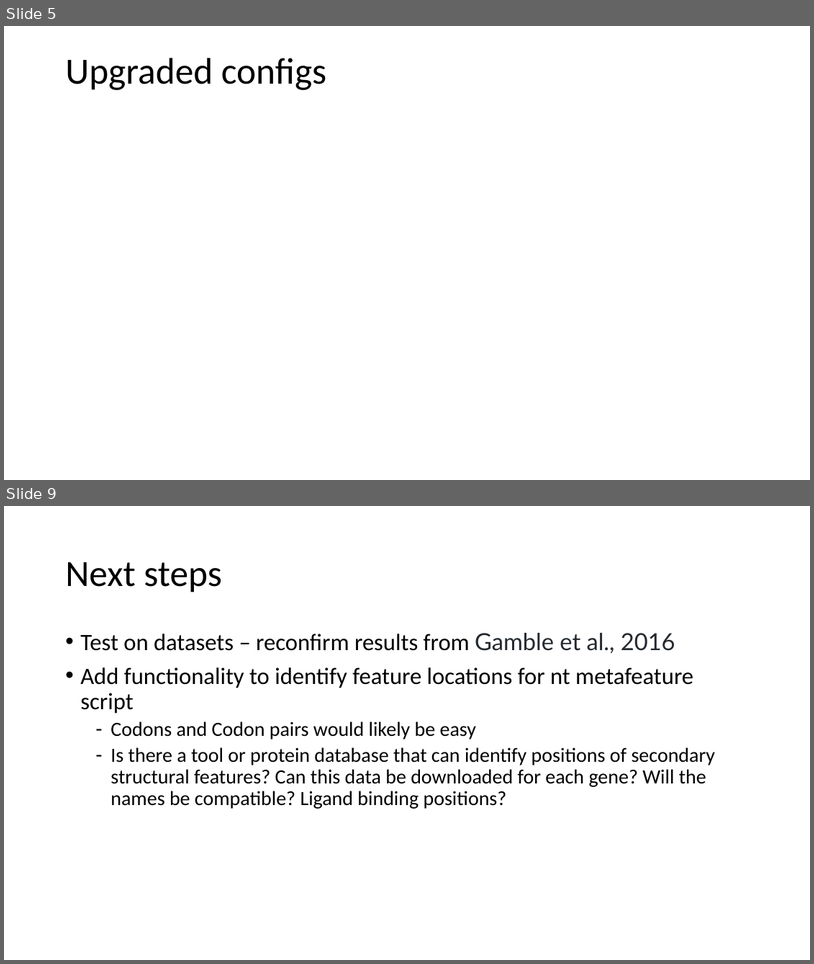
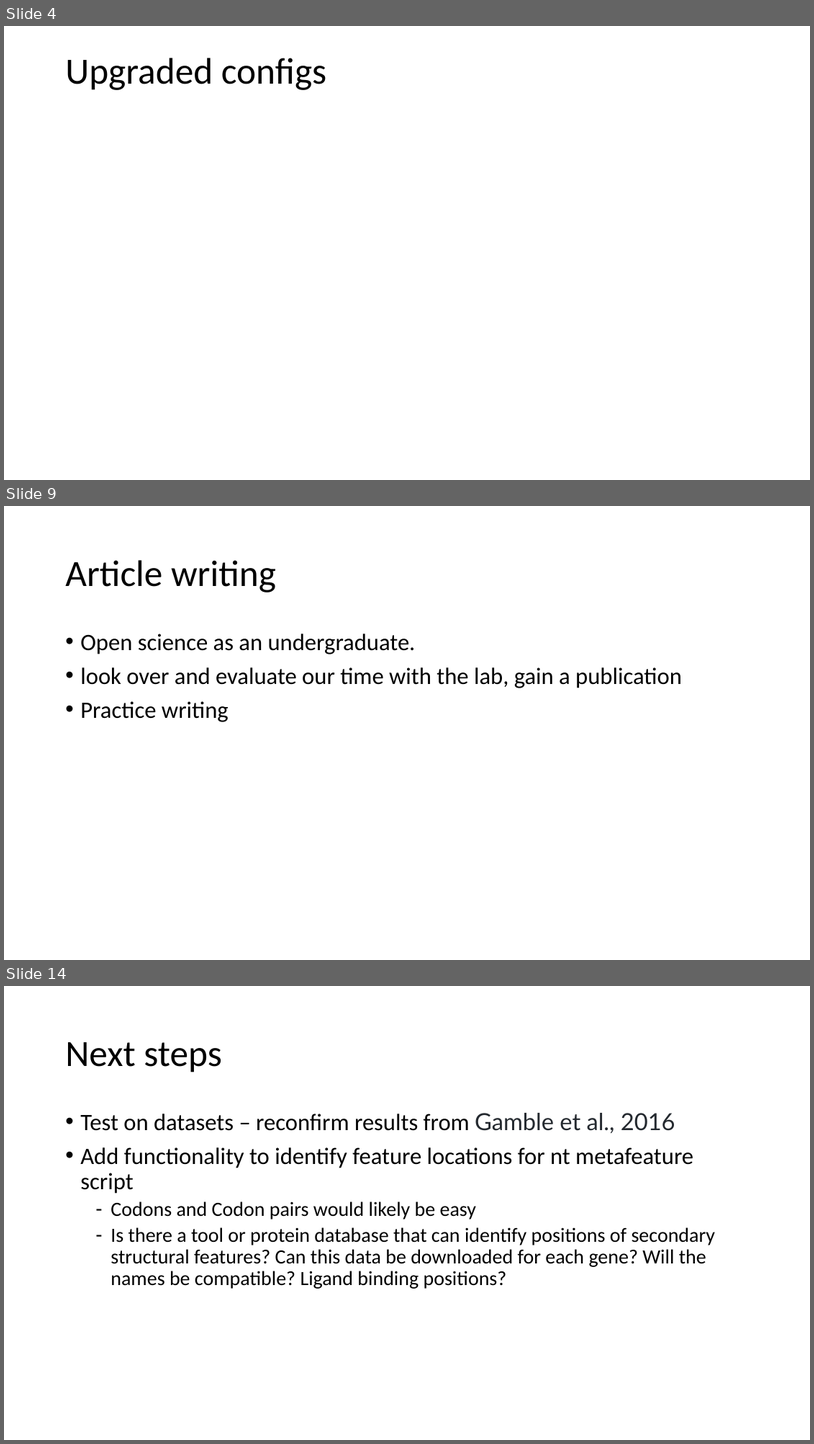
Before and after one commit to 3mma-mack/riboviz-presentation, a slide deck: Rundown-of-our-3-months.pptx. Shown one above the other, each under a label of ours: slides 5 and 9 before the commit, slides 4, 9 and 14 after it; the slides between them are not shown. The pictures are 814x964 and 814x1444 pixels, drawn with LibreOffice and Linux fonts; fonts in the diff are those of the drawing. Boxes give left, top, right and bottom in pixels: in the first picture for what was removed or moved away, otherwise in the second. Text is boxed around its words. In the diff, an @@ line names an element or a change of style, - is before the commit and + after.

```diff
--- a/Rundown-of-our-3-months.pptx
+++ b/Rundown-of-our-3-months.pptx
@@ slide 9 added at <box>4,506,810,960</box>, background #FFFFFF @@
@@ title added at <box>65,560,276,592</box>, 44 pt, text #000000 @@
+Article writing
@@ text added at <box>80,633,682,722</box>, 28 pt, text #000000 @@
+• Open science as an undergraduate.
+• look over and evaluate our time with the lab, gain a publication
+• Practice writing
@@ what was slide 5 is now slide 4 @@
@@ what was slide 9 is now slide 14 @@
```
Also in this commit, not shown: 6 slides changed, 4 other slides added.
